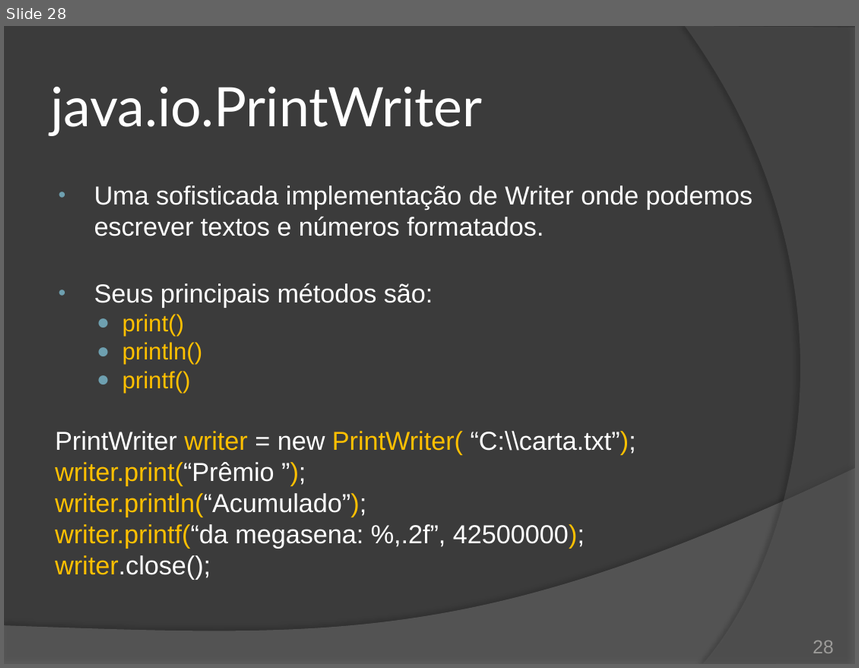
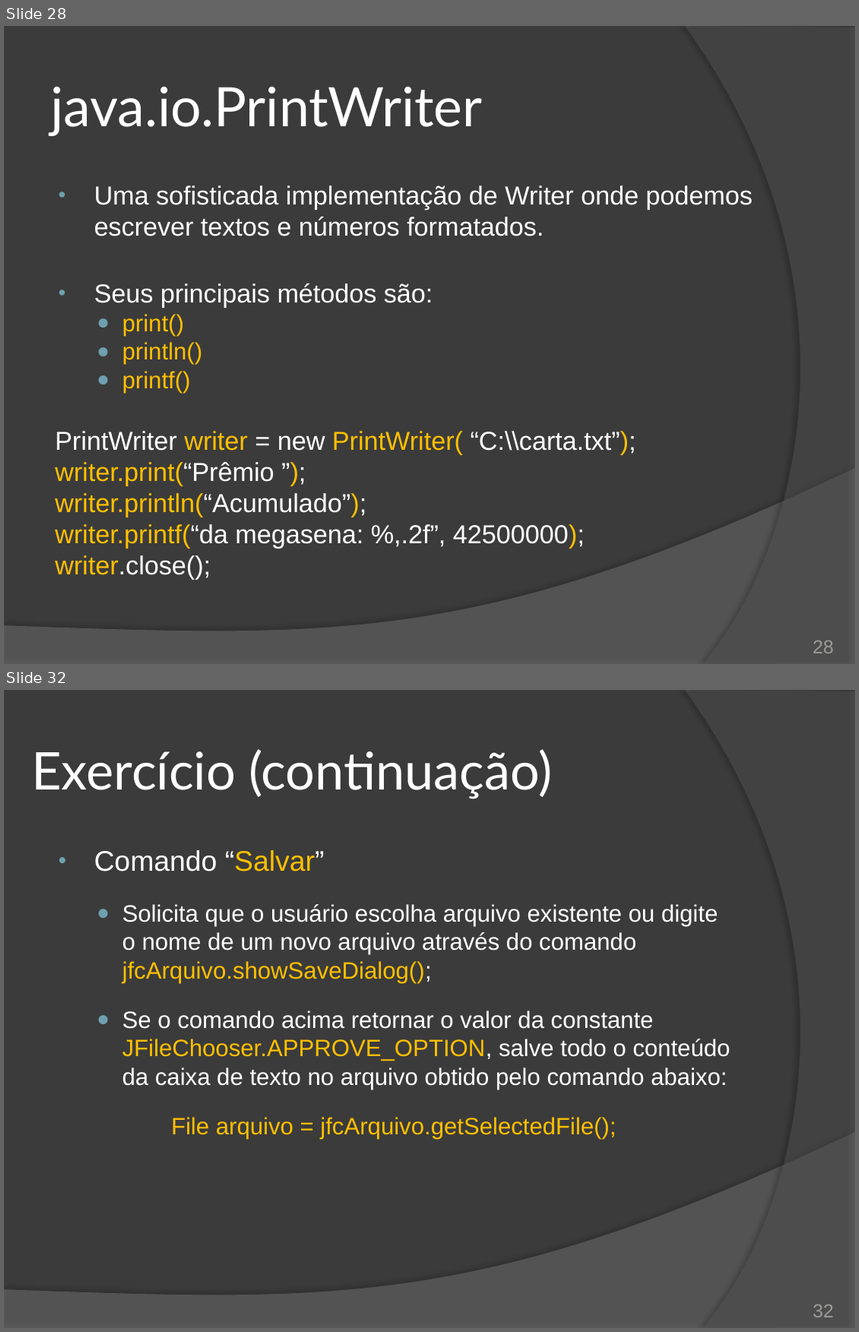
Before and after one commit to duchesqui/slzvieira-training, a slide deck: 2-Java-Programmer-Modulo-II/18.Capitulo10.pptx. Shown one above the other, each under a label of ours: slide 28 before the commit, slides 28 and 32 after it; the slides between them are not shown. The pictures are 859x668 and 859x1332 pixels, drawn with LibreOffice and Linux fonts; fonts in the diff are those of the drawing. Boxes give left, top, right and bottom in pixels: in the first picture for what was removed or moved away, otherwise in the second. Text is boxed around its words. In the diff, an @@ line names an element or a change of style, - is before the commit and + after.

Commit message:
Capítulo 10: Exercício do editor de texto.

```diff
--- a/2-Java-Programmer-Modulo-II/18.Capitulo10.pptx
+++ b/2-Java-Programmer-Modulo-II/18.Capitulo10.pptx
@@ slide 32 added at (4,690,855,1328), background #3B3B3B; not listed: 2 template elements that a slide beside it also shows @@
@@ title added at (31,749,552,799), 44 pt, text #FFFFFF @@
+Exercício (continuação)
@@ text added at (94,850,731,1139), 20 pt, text #FFFFFF @@
+• Comando “Salvar”
+  ● Solicita que o usuário escolha arquivo existente ou digite o nome de um novo arquivo através do comando jfcArquivo.showSaveDialog();
+  ● Se o comando acima retornar o valor da constante JFileChooser.APPROVE_OPTION, salve todo o conteúdo da caixa de texto no arquivo obtido pelo comando abaixo:
+  File arquivo = jfcArquivo.getSelectedFile();
@@ page number added at (813,1305,834,1318), 16 pt, text #9D9B9A @@
+32
```
Also in this commit, not shown: 1 slide changed, 5 other slides added, 1 slide removed, 4 other files.
